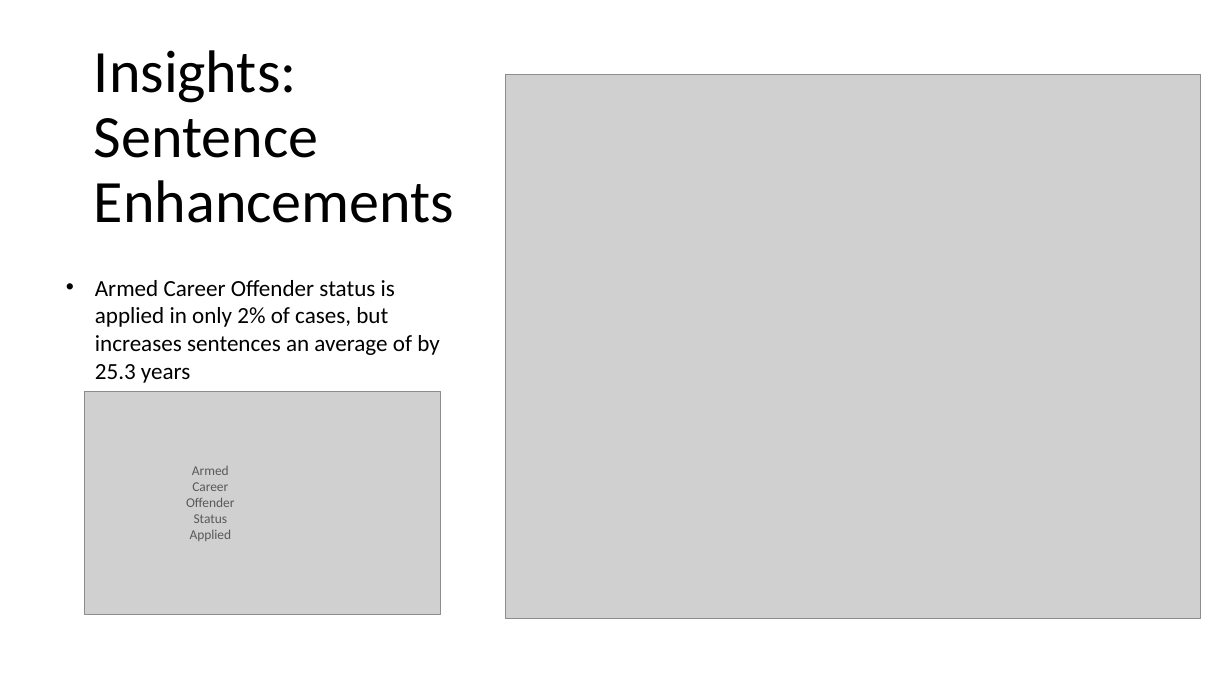
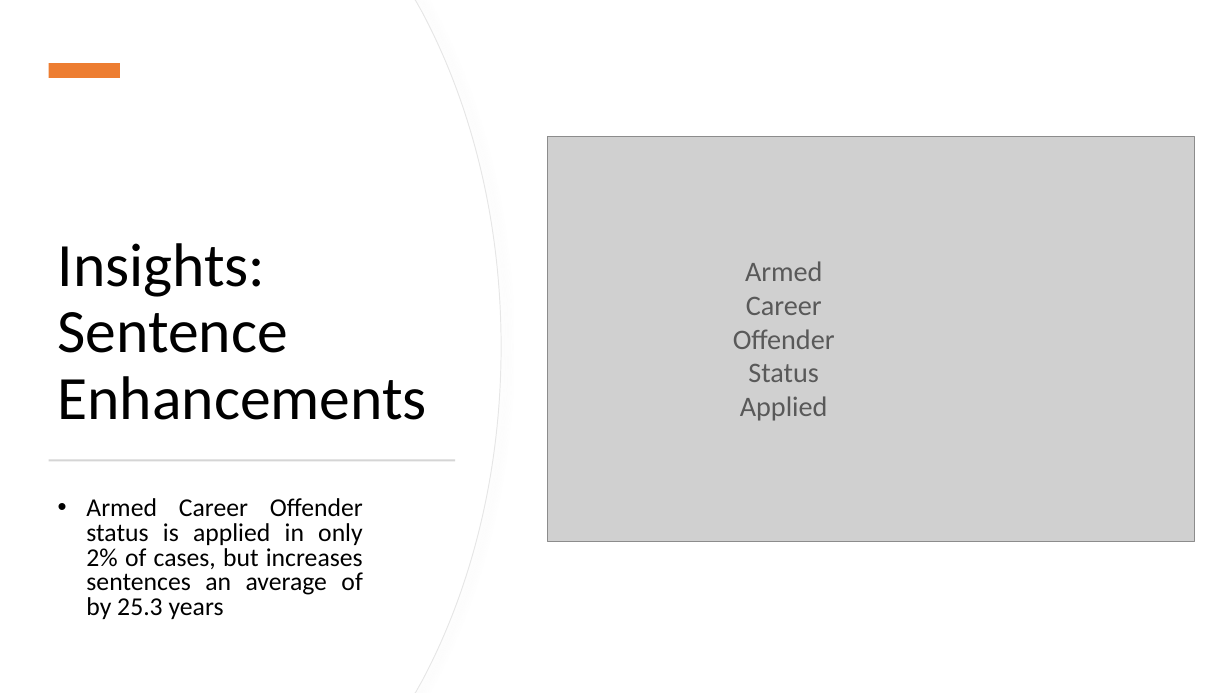
Before and after one commit to jenwhitson/sentencing_project, a slide deck: slide 22 of Presentation.pptx (slide 21 before the commit). Drawn at 1232x693 pixels with LibreOffice and Linux fonts; fonts in the diff are those of the drawing; grey boxes stand for pictures. Boxes give left, top, right and bottom in pixels: in the first picture for what was removed or moved away, otherwise in the second. Text is boxed around its words. In the diff, an @@ line names an element or a change of style, - is before the commit and + after.

```diff
--- a/Presentation.pptx
+++ b/Presentation.pptx
@@ freeform shape added at (x1=0, y1=0, x2=501, y2=693), fill #FFFFFF, outline #E6E6E6 0.75 pt @@
@@ freeform shape added at (x1=0, y1=0, x2=500, y2=693), fill #FFFFFF @@
@@ rectangle added at (x1=49, y1=63, x2=120, y2=78), fill #ED7D31 @@
@@ title "Insights: Sentence Enhancements" moved from (x1=94, y1=50, x2=454, y2=223) to (x1=58, y1=243, x2=427, y2=420) @@
@@ title "Insights: Sentence Enhancements" at (x1=58, y1=243, x2=427, y2=420): size 46.8 to 48 pt; vertical alignment middle to bottom @@
@@ picture resized from (x1=506, y1=75, x2=1201, y2=618) to (x1=547, y1=137, x2=1195, y2=542) @@
@@ text at (x1=733, y1=261, x2=835, y2=421): text changed; size 10.5 to 22 pt @@
-Armed Career Offender Status Applied
+Armed Career Offender Status
+Applied
@@ picture removed at (x1=85, y1=392, x2=441, y2=615) @@
@@ rectangle added at (x1=49, y1=459, x2=456, y2=461), fill #D5D5D5 @@
@@ text "Armed Career Offender status is ..." moved from (x1=95, y1=280, x2=439, y2=383) to (x1=86, y1=498, x2=363, y2=619) @@
@@ text "Armed Career Offender status is ..." at (x1=86, y1=498, x2=363, y2=619): size 18 to 20 pt; alignment left to justified; line spacing 1 to 0.8; more space between paragraphs @@
```
Also in this commit, not shown: 13 other slides changed, 1 slide added.
